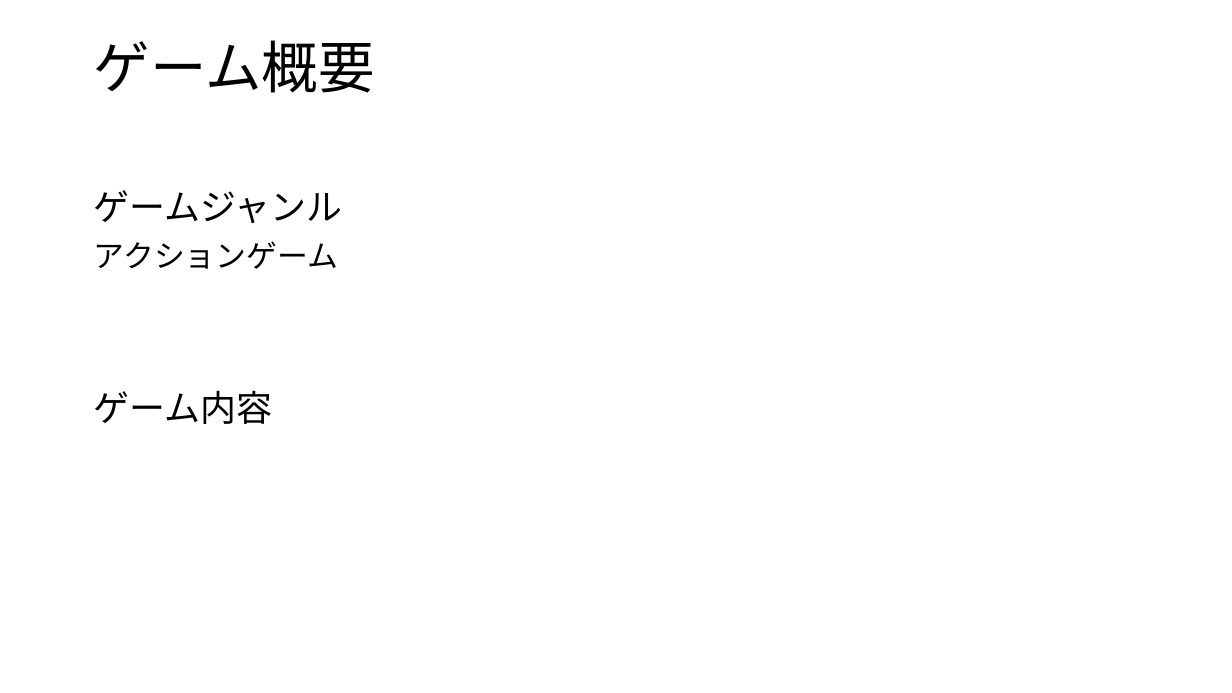
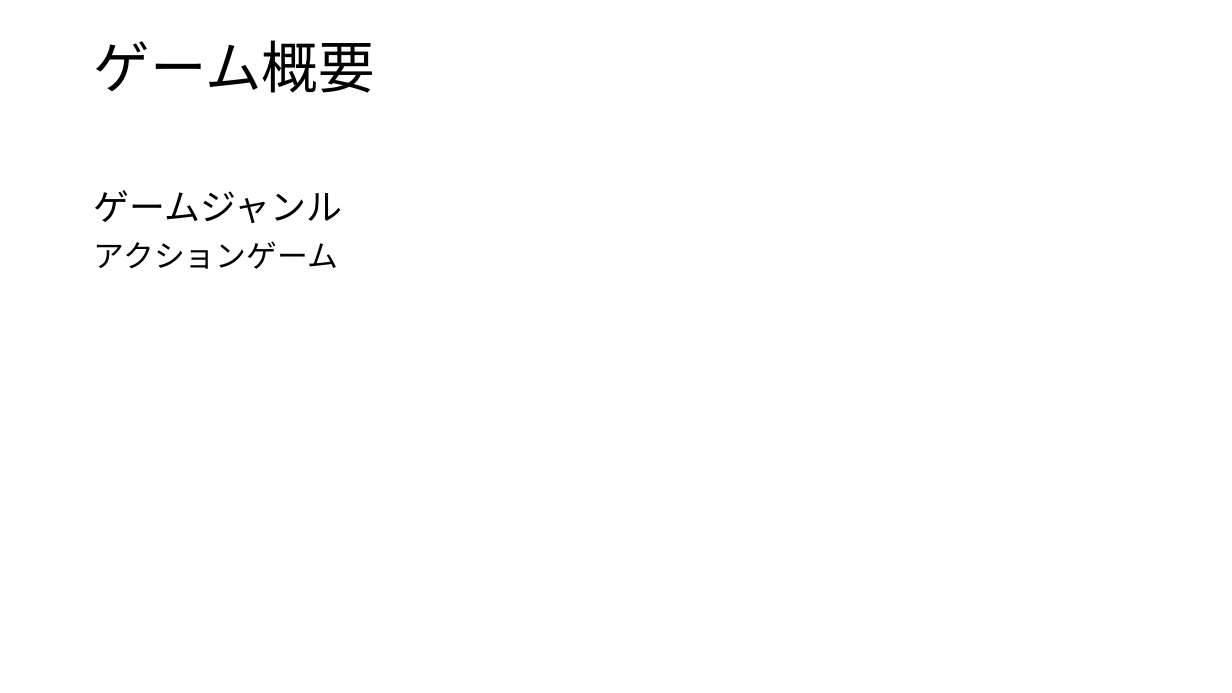
Before and after one commit to Yuito753/C, a slide deck: slide 3 of 企画書.pptx. Drawn at 1232x693 pixels with LibreOffice and Linux fonts; fonts in the diff are those of the drawing. Boxes give left, top, right and bottom in pixels: in the first picture for what was removed or moved away, otherwise in the second. Text is boxed around its words. In the diff, an @@ line names an element or a change of style, - is before the commit and + after.

```diff
--- a/企画書.pptx
+++ b/企画書.pptx
@@ text at [94, 390, 272, 424]: paragraph removed @@
-ゲーム内容
```
Also in this commit, not shown: 1 other slide changed, 1 slide added, 10 other files.
